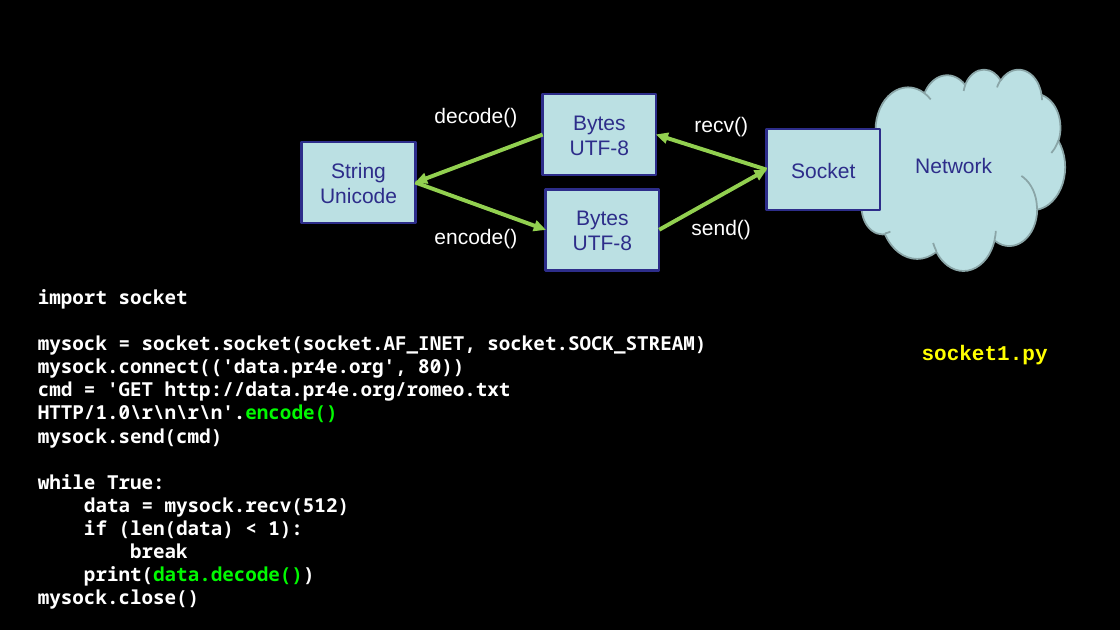
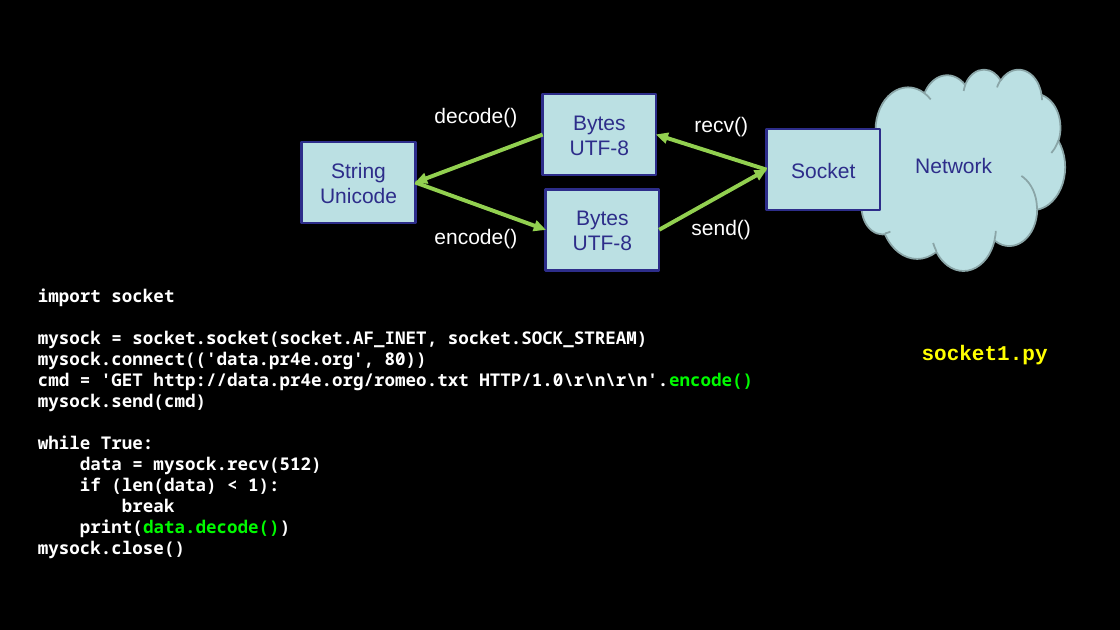
Before and after one commit to SOsintOps/py4e, a slide deck: slide 46 of lectures3/Pythonlearn-12-HTTP.pptx. Drawn at 1120x630 pixels with LibreOffice and Linux fonts; fonts in the diff are those of the drawing. Boxes give left, top, right and bottom in pixels: in the first picture for what was removed or moved away, otherwise in the second. Text is boxed around its words. In the diff, an @@ line names an element or a change of style, - is before the commit and + after.

```diff
--- a/lectures3/Pythonlearn-12-HTTP.pptx
+++ b/lectures3/Pythonlearn-12-HTTP.pptx
@@ text "import socket" at box(38, 288, 753, 559): size 22 to 20 pt @@
```
Also in this commit, not shown: 3 other files.
